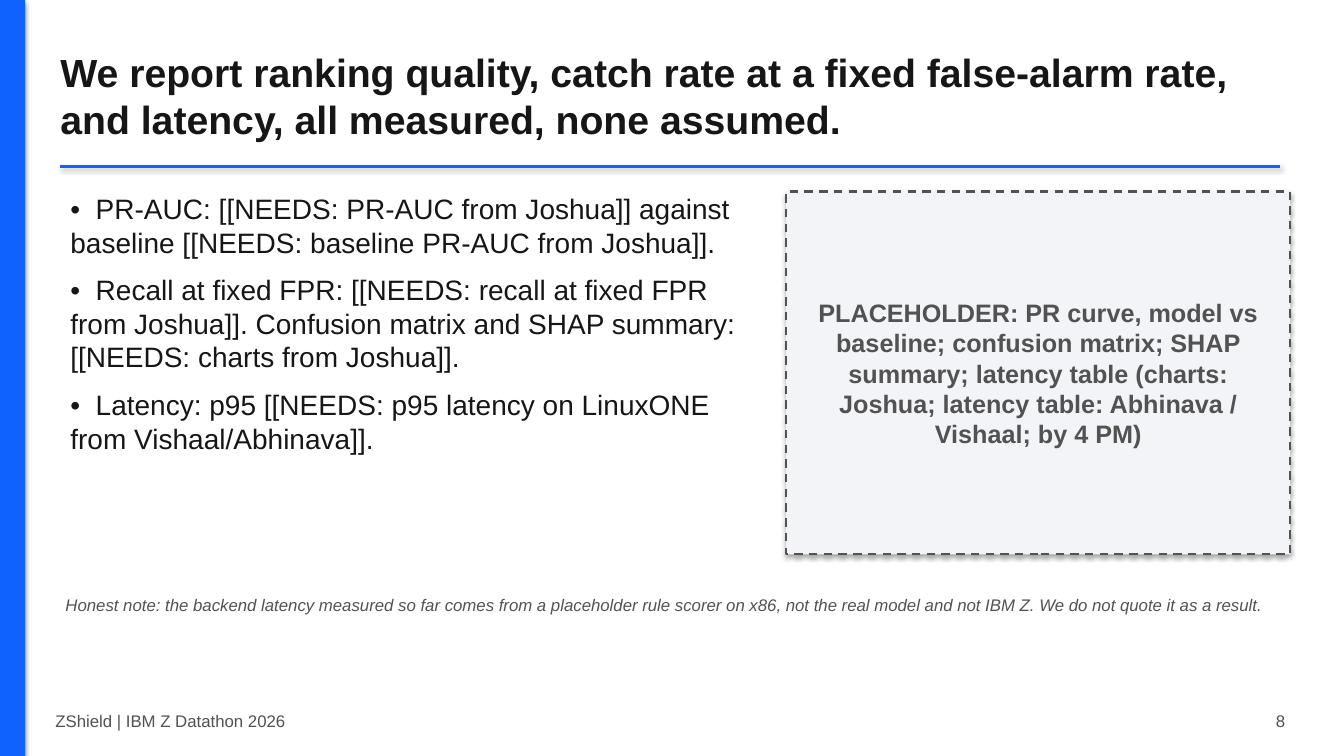
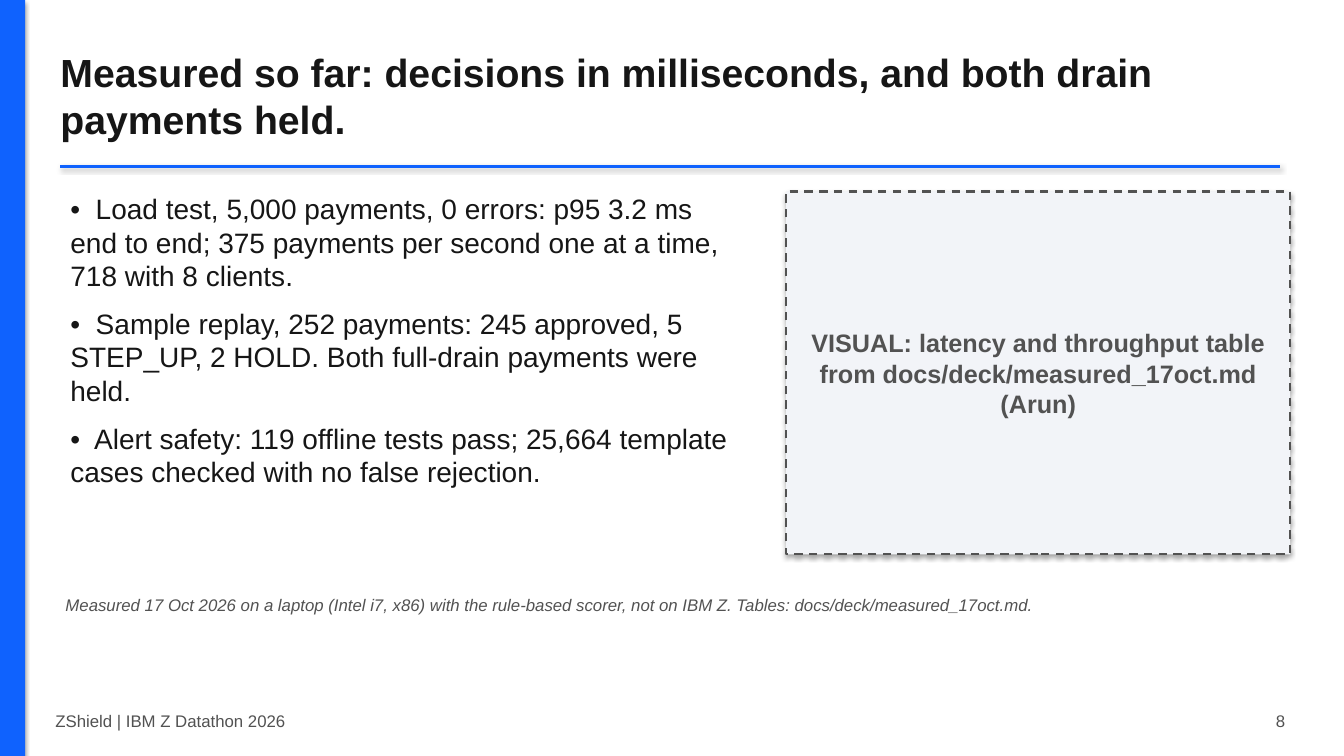
Before and after one commit to Vishaal1409/zshield, a slide deck: slide 8 of docs/deck/ZShield_deck_draft.pptx. Drawn at 1344x756 pixels with LibreOffice and Linux fonts; fonts in the diff are those of the drawing. Boxes give left, top, right and bottom in pixels: in the first picture for what was removed or moved away, otherwise in the second. Text is boxed around its words. In the diff, an @@ line names an element or a change of style, - is before the commit and + after.

```diff
--- a/docs/deck/ZShield_deck_draft.pptx
+++ b/docs/deck/ZShield_deck_draft.pptx
@@ text at <box>60,58,1152,142</box>: text changed @@
-We report ranking quality, catch rate at a fixed false-alarm rate, and latency, all measured, none assumed.
+Measured so far: decisions in milliseconds, and both drain payments held.
@@ text at <box>70,198,727,487</box>: text changed @@
-• PR-AUC: [[NEEDS: PR-AUC from Joshua]] against baseline [[NEEDS: baseline PR-AUC from Joshua]].
-• Recall at fixed FPR: [[NEEDS: recall at fixed FPR from Joshua]]. Confusion matrix and SHAP summary: [[NEEDS: charts from Joshua]].
-• Latency: p95 [[NEEDS: p95 latency on LinuxONE from Vishaal/Abhinava]].
+• Load test, 5,000 payments, 0 errors: p95 3.2 ms end to end; 375 payments per second one at a time, 718 with 8 clients.
+• Sample replay, 252 payments: 245 approved, 5 STEP_UP, 2 HOLD. Both full-drain payments were held.
+• Alert safety: 119 offline tests pass; 25,664 template cases checked with no false rejection.
@@ text in rectangle at <box>811,333,1265,418</box>: text changed @@
-PLACEHOLDER: PR curve, model vs baseline; confusion matrix; SHAP summary; latency table (charts: Joshua; latency table: Abhinava / Vishaal; by 4 PM)
+VISUAL: latency and throughput table from docs/deck/measured_17oct.md (Arun)
@@ text at <box>65,599,1033,615</box>: text changed @@
-Honest note: the backend latency measured so far comes from a placeholder rule scorer on x86, not the real model and not IBM Z. We do not quote it as a result.
+Measured 17 Oct 2026 on a laptop (Intel i7, x86) with the rule-based scorer, not on IBM Z. Tables: docs/deck/measured_17oct.md.
```
Also in this commit, not shown: 10 other slides changed, 11 other files.
